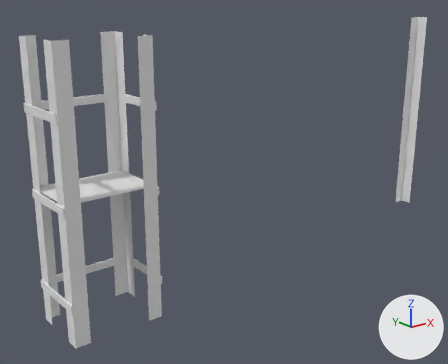
The Blender file documentation/machine_sketch.blend as it was, and as the next commit left it.
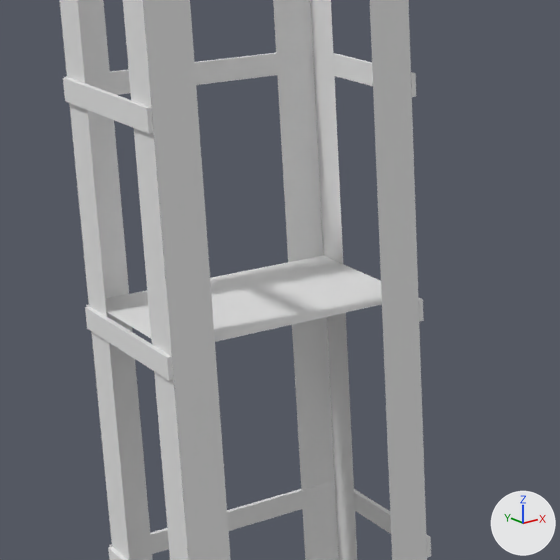
Each version appears first whole from a 50 mm lens placed at (-4.79, -9.63, 3.37), pointed at (3.38, 0.58, -0.71), and next in a close-up on the part from 0% to 47% of the width and 20% to 78% of the height. The lights are fixed; the arrows at lower right show +X, +Y and +Z.
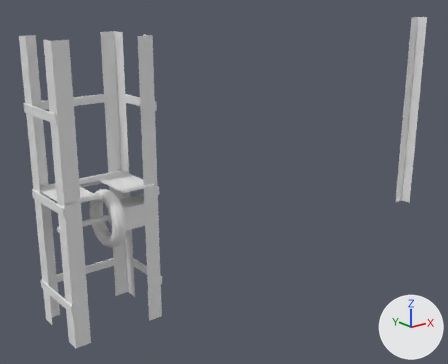
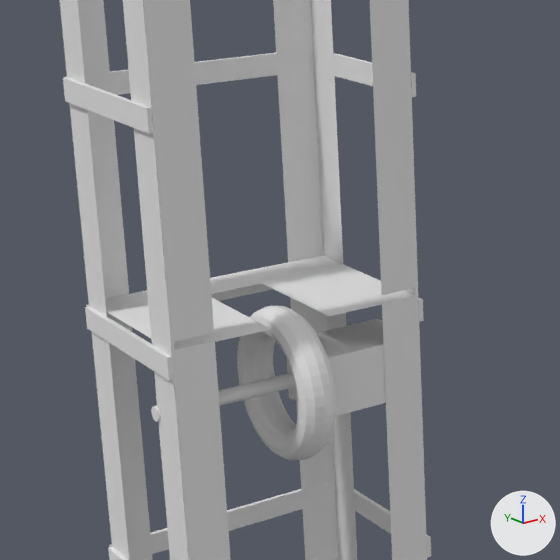
Commit message: machine sketch wip

Boxes [x1, y1, x2, y2] around the edits, measured in the close-ups (560 x 560 px):
'Plane.001', reshaped: before [105, 256, 382, 351]; after [105, 256, 415, 351]
'Torus', added: after [237, 306, 336, 460]
'Cube.009', added: after [287, 319, 386, 416]
'Cylinder', added: after [151, 373, 296, 422]

The change, as a diff of the scene's bpy script:
```diff
--- a/documentation/machine_sketch.blend.py
+++ b/documentation/machine_sketch.blend.py
@@ me_plane_002 @@
 me_plane_002.from_pydata(...)  # 4 vertices, 1 face; spans x -1.0..1.0, y -1.0..1.0, z 0.0
 # used by ob_plane_001; location = (0.0, 0.0, 0.0); rotation_euler = (0.0, 0.0, 1.571), in degrees (0, 0, 90); scale = (0.63, 0.88, 1.0)
 # verts and faces of me_plane_002; kept vertices keep their numbers, new ones are numbered from 4
 # before: 0 (-1.0, -1.0, 0.0) at pixel (417, 296), 1 (1.0, -1.0, 0.0) at pixel (322, 255), 2 (-1.0, 1.0, 0.0) at pixel (172, 351), 3 (1.0, 1.0, 0.0)
+# me_plane_002 part 1
+delete_faces([(0, 1, 3, 2)])
+verts[4] = (0.46, 0.23, 0.0)
+verts[5] = (0.46, -0.23, 0.0)  # pixel (261, 283)
+verts[6] = (-1.0, -0.23, 0.0)  # pixel (329, 316)
+verts[7] = (-1.0, 0.23, 0.0)  # pixel (271, 329)
+faces += [(0, 1, 3, 2, 7, 4, 5, 6)]
@@ me_cylinder @@
+me_cylinder.from_pydata(...)  # a 32-sided cylinder along z spanning x -1.0..1.0, y -1.0..1.0, z -1.0..1.0
@@ me_torus @@
+me_torus.from_pydata(...)  # a torus around z (ring radius 1.0, tube radius 0.25) spanning x -1.25..1.25, y -1.25..1.25, z -0.25..0.25
@@ ob_cube_009 @@
+ob_cube_009 = bpy.data.objects.new('Cube.009', me_cube_009.copy())  # the mesh of ob_cube_008
+ob_cube_009.location = (0.507, -0.377, -0.491)
+ob_cube_009.scale = (0.362, 0.248, 0.208)
@@ ob_cylinder @@
+ob_cylinder = bpy.data.objects.new('Cylinder', me_cylinder)
+ob_cylinder.location = (-0.268, -0.347, -0.489)
+ob_cylinder.rotation_euler = (0.0, 1.571, 0.0)  # degrees (0, 90, 0)
+ob_cylinder.scale = (0.0496, 0.0496, 0.639)
@@ ob_torus @@
+ob_torus = bpy.data.objects.new('Torus', me_torus)
+ob_torus.location = (0.0, -0.369, -0.49)
+ob_torus.rotation_euler = (0.0, 1.571, 0.0)  # degrees (0, 90, 0)
+ob_torus.scale = (0.417, 0.417, 0.5)
```
